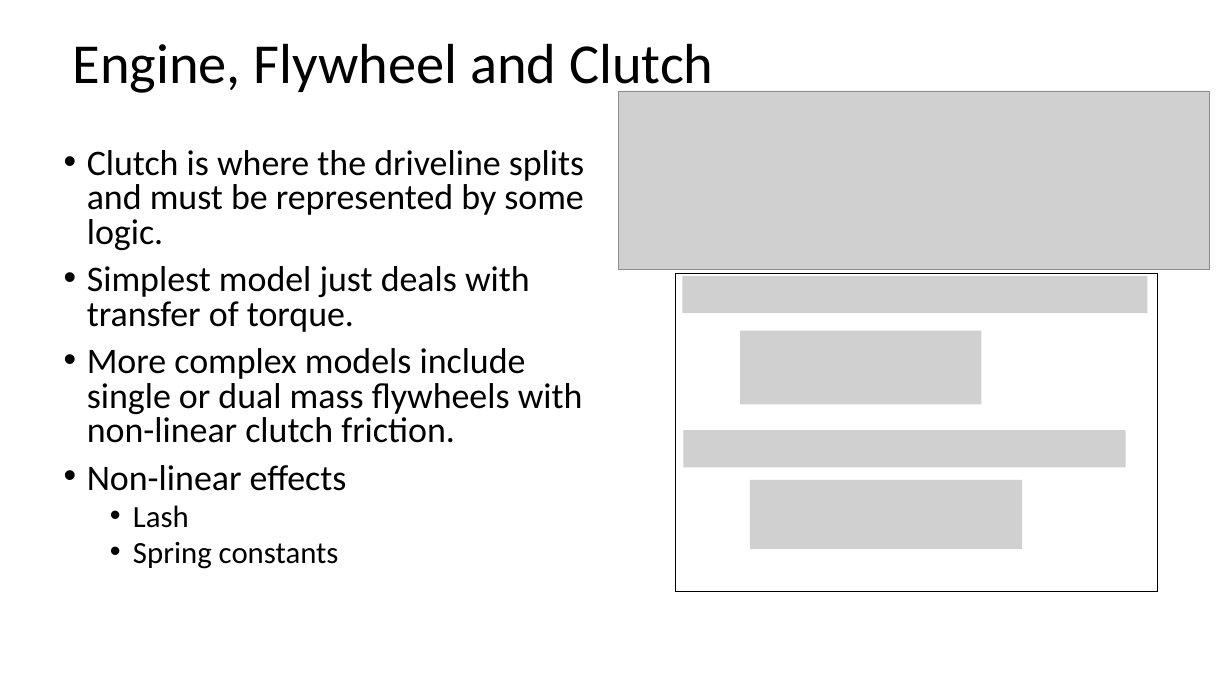
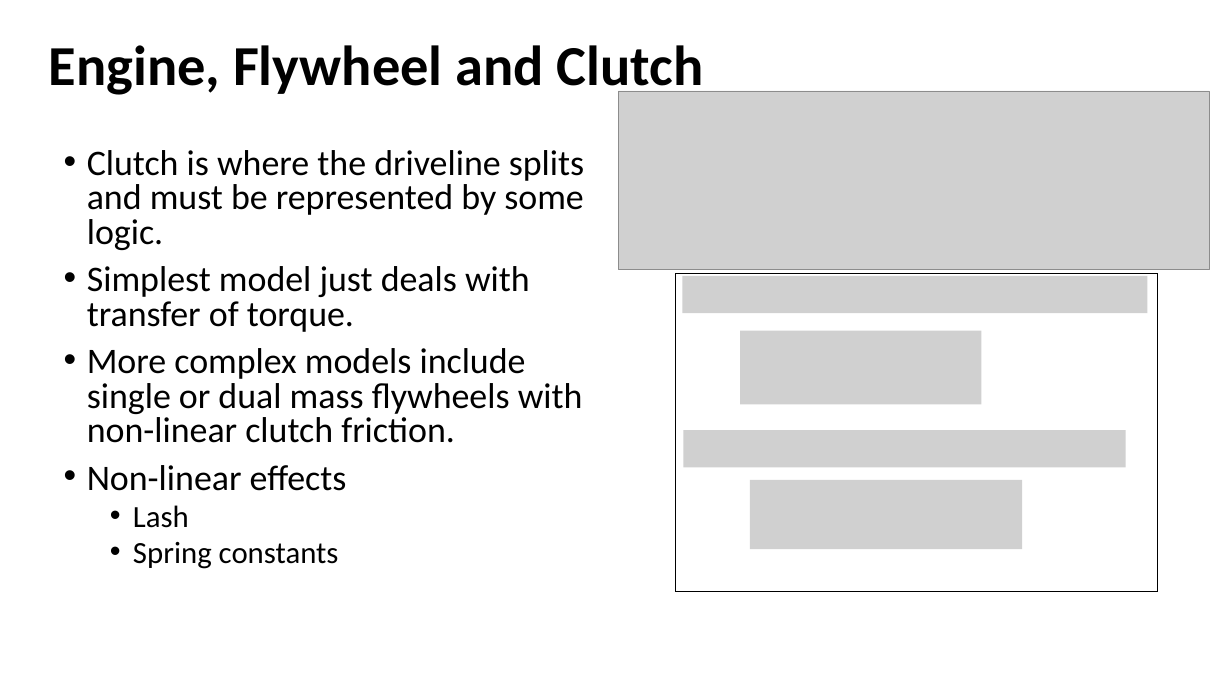
Before and after one commit to bamason2/ttc066-module, a slide deck: slide 9 of docs/lectures/Drivetrain Modelling II.pptx. Drawn at 1232x693 pixels with LibreOffice and Linux fonts; fonts in the diff are those of the drawing; grey boxes stand for pictures; background and template pictures are left out. Boxes give left, top, right and bottom in pixels: in the first picture for what was removed or moved away, otherwise in the second. Text is boxed around its words. In the diff, an @@ line names an element or a change of style, - is before the commit and + after.

Commit message:
Drivetrain modelling II
minor formatting changes to lecture slides

```diff
--- a/docs/lectures/Drivetrain Modelling II.pptx
+++ b/docs/lectures/Drivetrain Modelling II.pptx
@@ title "Engine, Flywheel and Clutch": place and size @@
-title "Engine, Flywheel and Clutch" at box(72, 43, 713, 96)
+title "Engine, Flywheel and Clutch" at box(49, 45, 704, 99)
@@ title "Engine, Flywheel and Clutch" at box(49, 45, 704, 99): bold on @@
```
Also in this commit, not shown: 14 other slides changed, 1 other file.
